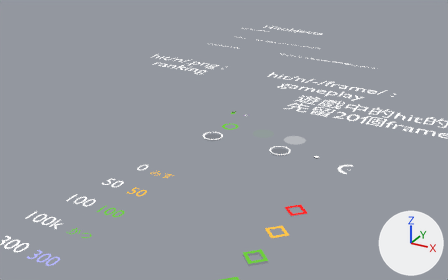
One commit to the Blender file src/hitobjects.blend: the scene before it, then after it.
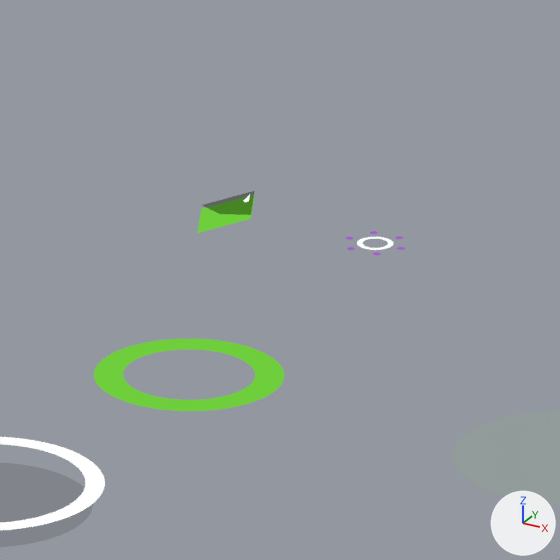
The first picture shows the older version from a 50 mm lens placed at (19.58, -24.08, 13.61), pointed at (3.56, 5.05, -0.96). The close-ups show both versions on the part from 48% to 58% of the width and 34% to 51% of the height of that picture; other places that the commit changed are outside them. Every picture has the same lights, and +X, +Y and +Z are marked at lower right.
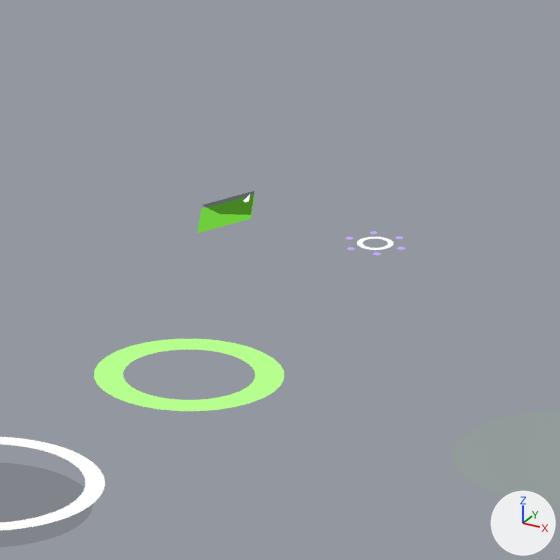
Pixel boxes [x1, y1, x2, y2] of what changed, in the close-ups (560 x 560 px):
```json
{"object": "Circle.016", "change": "recoloured", "before": [94, 339, 284, 411], "after": [94, 339, 284, 411]}
```

The change, as JSON lines over the scene's bpy script:
```json
{"op": "add", "block": "mat_lightergreen", "code": ["mat_lightergreen = emission_material('lightergreen')", "mat_lightergreen.base_color = (0.468, 1.0, 0.27)  # green #b6ff8e"]}
{"block": "me_circle_019", "where": "me_circle_019.from_pydata(...)  # 64 vertices, 32 faces; spans x -1.0..1.0, y -1.0..1.0, z 0.0"}
{"op": "remove", "block": "me_circle_019", "code": "me_circle_019.materials.append(mat_lightgreen)  # green #6fce3b"}
{"op": "add", "block": "me_circle_019", "code": "me_circle_019.materials.append(mat_lightergreen)  # green #b6ff8e"}
```
